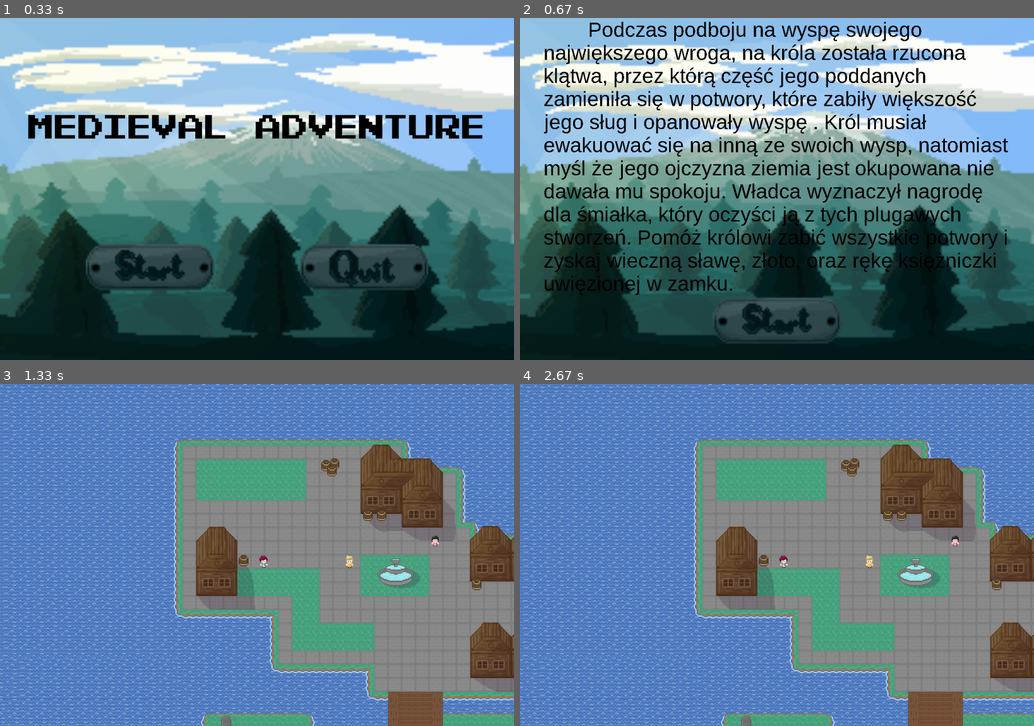
Above: before the commit, frames 1-4 (two rows, left to right).
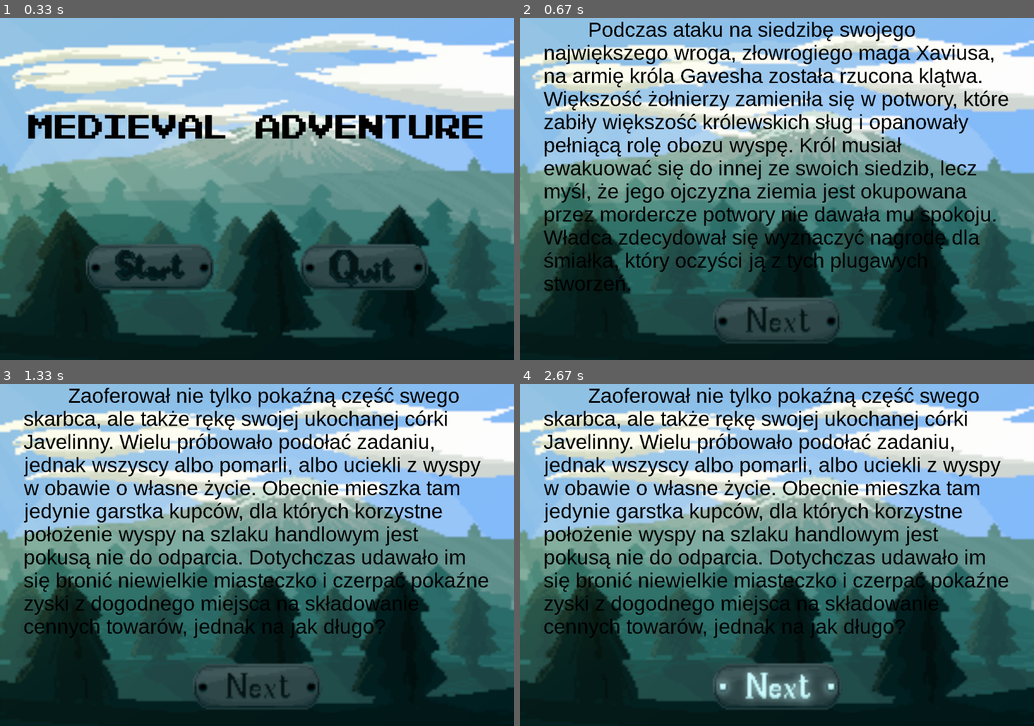
Above: after the commit, the same moments.

Repository: AGH-Narzedzia-Informatyczne-2020-2021/PyGame
Game: pygame game, started from nasza_gra/game.py
Two runs of this game, one before a commit and one after it. Both use one fixed random seed, a clock stepped at 60 frames per second and the inputs below.
Inputs (mouse positions are in pixels of both pictures, inside the frame that each line leads up to):
- Up to frame 1 (0.33 s): no input
- Up to frame 2 (0.67 s): press the mouse at (669, 267) at 0.37 s; move the mouse to (643, 267) at 0.47 s; release the mouse at (617, 271) at 0.6 s
- Up to frame 3 (1.33 s): click (246, 684) at 0.72 s; press the mouse at (149, 633) at 1.03 s; move the mouse to (236, 589) at 1.13 s; release the mouse at (318, 544) at 1.27 s
- Up to frame 4 (2.67 s): click (766, 684) at 2.38 s

Frame 1 is identical in both runs. In frame 2, 19% of the frame differs, in the area x 4-95%, y 1-93%; in frame 3, 99%, in the area x 0-100%, y 0-100%; in frame 4, 99%.

Commit message:
zapis posredni

Diff:
--- a/nasza_gra/game.py
+++ b/nasza_gra/game.py
@@ -63,14 +63,18 @@
 FLAG_MOUSE = True
 
 # TEKST
-FABULA = os.path.join(tekst, 'tekst\\fabula.txt')
-with open(FABULA, 'r', encoding="UTF-8") as file:
+with open(os.path.join(tekst, 'tekst\\fabula1.txt'), 'r', encoding="UTF-8") as file:
     a = file.read()
-STORY_BEGINNING = [a]
+with open(os.path.join(tekst, 'tekst\\fabula2.txt'), 'r', encoding="UTF-8") as file:
+    b = file.read()
+with open(os.path.join(tekst, 'tekst\\fabula3.txt'), 'r', encoding="UTF-8") as file:
+    c = file.read()
+STORY_BEGINNING = [a, b, c]
 
 with open(os.path.join(tekst, 'tekst\\npc1_10.txt'), 'r', encoding="UTF-8") as file:
     a = file.read()
 NPC_1_DIALOG = [a]
+
 
 with open(os.path.join(tekst, 'tekst\\npc2_10.txt'), 'r', encoding="UTF-8") as file:
     a = file.read()
@@ -143,20 +147,33 @@
 
         if CLICK[0] == 1 and action != None:
             if action == 'play' and FLAG_MOUSE == True:
-                warunek = True
-                while(warunek):
+                czcionka = pygame.font.SysFont('Arial', 48)
+                i = 0
+                while(True):
                     SCREEN.blit(BACKGROUND, [0, 0])
-                    czcionka = pygame.font.SysFont('Arial', 48)
-                    blit_text(SCREEN, STORY_BEGINNING[0], (0, 0), czcionka)
+                    blit_text(SCREEN, STORY_BEGINNING[i], (0, 0), czcionka)
+                    MOUSE = pygame.mouse.get_pos()
+                    CLICK = pygame.mouse.get_pressed()
+                    if CLICK[0] == 1:
+                        FLAG_MOUSE = False
+                    if CLICK[0] == 0 and FLAG_MOUSE == False:
+                        FLAG_MOUSE = True
+                    if i == 0 or i == 1 and FLAG_MOUSE == True:
+                        SCREEN.blit(pygame.image.load(NBUTTON_D), (450, 650))
+                        if 455 < MOUSE[0] < 705 and 650 < MOUSE[1] < 750:
+                            SCREEN.blit(pygame.image.load(NBUTTON_L), (450, 650))
+                            if CLICK[0] == 1:
+                                i += 1
+                                print("dadadadasdasd")
+                                continue
+                    elif i == 2 and FLAG_MOUSE == True:
+                        SCREEN.blit(pygame.image.load(PBUTTON_D), (450, 650))
+                        if 455 < MOUSE[0] < 705 and 650 < MOUSE[1] < 750:
+                            SCREEN.blit(pygame.image.load(PBUTTON_L), (450, 650))
+                            if CLICK[0] == 1:
+                                break
                     for event in pygame.event.get():
                         whether_exit(event)
-                    SCREEN.blit(pygame.image.load(PBUTTON_D), (450, 650))
-                    MOUSE = pygame.mouse.get_pos()
-                    CLICK = pygame.mouse.get_pressed()
-                    if 455 < MOUSE[0] < 705 and 650 < MOUSE[1] < 750:
-                        SCREEN.blit(pygame.image.load(PBUTTON_L), (450, 650))
-                        if CLICK[0] == 1:
-                            warunek = False
                     pygame.display.update()
 
                 game_loop()
@@ -179,7 +196,6 @@
             FLAG_MOUSE = False
         if CLICK[0] == 0 and FLAG_MOUSE == False:
             FLAG_MOUSE = True
-        print(FLAG_MOUSE)
     else:
         SCREEN.blit(pygame.image.load(icolor), [x, y])
 
--- a/nasza_gra/tekst/fabula.txt
+++ b/nasza_gra/tekst/fabula.txt
@@ -1 +1,3 @@
-        Podczas podboju na wyspę swojego największego wroga, na króla została rzucona klątwa, przez którą część jego poddanych zamieniła się w potwory, które zabiły większość jego sług i opanowały wyspę . Król musiał ewakuować się na inną ze swoich wysp, natomiast myśl że jego ojczyzna ziemia jest okupowana nie dawała mu spokoju. Władca wyznaczył nagrodę dla śmiałka, który oczyści ją z tych plugawych stworzeń. Pomóż królowi zabić wszystkie potwory i zyskaj wieczną sławę, złoto, oraz rękę księżniczki uwięzionej w zamku.
+        Podczas ataku na siedzibę swojego największego wroga, złowrogiego maga Xaviusa, na armię króla Gavesha została rzucona klątwa. Większość żołnierzy zamieniła się w potwory, które zabiły większość królewskich sług i opanowały pełniącą rolę obozu wyspę. Król musiał ewakuować się do innej ze swoich siedzib, lecz myśl, że jego ojczyzna ziemia jest okupowana przez mordercze potwory nie dawała mu spokoju. Władca zdecydował się wyznaczyć nagrodę dla śmiałka, który oczyści ją z tych plugawych stworzeń.
+        Zaoferował nie tylko pokaźną część swego skarbca, ale także rękę swojej ukochanej córki Javelinny. Wielu próbowało podołać zadaniu, jednak wszyscy albo pomarli, albo uciekli z wyspy w obawie o własne życie. Obecnie mieszka tam jedynie garstka kupców, dla których korzystne położenie wyspy na szlaku handlowym jest pokusą nie do odparcia. Dotychczas udawało im się bronić niewielkie miasteczko i czerpać pokaźne zyski z dogodnego miejsca na składowanie cennych towarów, jednak na jak długo?
+        Gnany chęcią zdobycia sławy, bogactwa oraz ręki księżniczki (nie oszukujmy się, głównie ręki księżniczki) wyruszyłeś na wyspę na pokładzie statku handlowego. Po wyjściu na ląd twoim oczom ukazuje sie zadbane acz opuszczone portowe miasteczko. Na ulicach nie ma ludzi, w powietrzu nie czuć zapachu świeżo złowionych ryb. Jedynym towarzystwem jest grupka kupców z którymi przypłynąłeś, ci jednak szybko przenoszą towary do składu i zbierają się do drogi powrotnej. Jeden z nich wskazuje Ci drogę do domu głowy gildi.
--- /dev/null
+++ b/nasza_gra/tekst/fabula1.txt
@@ -0,0 +1 @@
+        Podczas ataku na siedzibę swojego największego wroga, złowrogiego maga Xaviusa, na armię króla Gavesha została rzucona klątwa. Większość żołnierzy zamieniła się w potwory, które zabiły większość królewskich sług i opanowały pełniącą rolę obozu wyspę. Król musiał ewakuować się do innej ze swoich siedzib, lecz myśl, że jego ojczyzna ziemia jest okupowana przez mordercze potwory nie dawała mu spokoju. Władca zdecydował się wyznaczyć nagrodę dla śmiałka, który oczyści ją z tych plugawych stworzeń.
--- /dev/null
+++ b/nasza_gra/tekst/fabula2.txt
@@ -0,0 +1 @@
+        Zaoferował nie tylko pokaźną część swego skarbca, ale także rękę swojej ukochanej córki Javelinny. Wielu próbowało podołać zadaniu, jednak wszyscy albo pomarli, albo uciekli z wyspy w obawie o własne życie. Obecnie mieszka tam jedynie garstka kupców, dla których korzystne położenie wyspy na szlaku handlowym jest pokusą nie do odparcia. Dotychczas udawało im się bronić niewielkie miasteczko i czerpać pokaźne zyski z dogodnego miejsca na składowanie cennych towarów, jednak na jak długo?
--- /dev/null
+++ b/nasza_gra/tekst/fabula3.txt
@@ -0,0 +1 @@
+        Gnany chęcią zdobycia sławy, bogactwa oraz ręki księżniczki (nie oszukujmy się, głównie ręki księżniczki) wyruszyłeś na wyspę na pokładzie statku handlowego. Po wyjściu na ląd twoim oczom ukazuje sie zadbane acz opuszczone portowe miasteczko. Na ulicach nie ma ludzi, w powietrzu nie czuć zapachu świeżo złowionych ryb. Jedynym towarzystwem jest grupka kupców z którymi przypłynąłeś, ci jednak szybko przenoszą towary do składu i zbierają się do drogi powrotnej. Jeden z nich wskazuje Ci drogę do domu głowy gildi.
